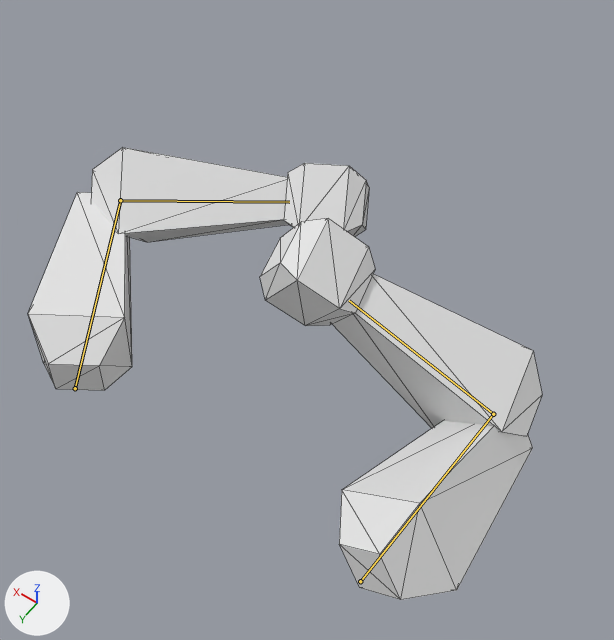
Two versions of the glTF model TopDownGameARMS_MODEL_finished._updated3.glb, one commit apart.
Before and after are seen from a camera (50 mm lens) standing at (-7.07, 6.06, 15.22) and looking at (0.08, -3.95, -0.51). Arrows for +X, +Y and +Z are at lower left; the lights stay in place. The first picture is the older version. Both versions are drawn at frame 0 of the action 'Block_Parry_Successful'; the numbers are the values there. The bones that change, and the others that lie on the model, are drawn over the model as lines. Mesh edges are drawn as thin lines.
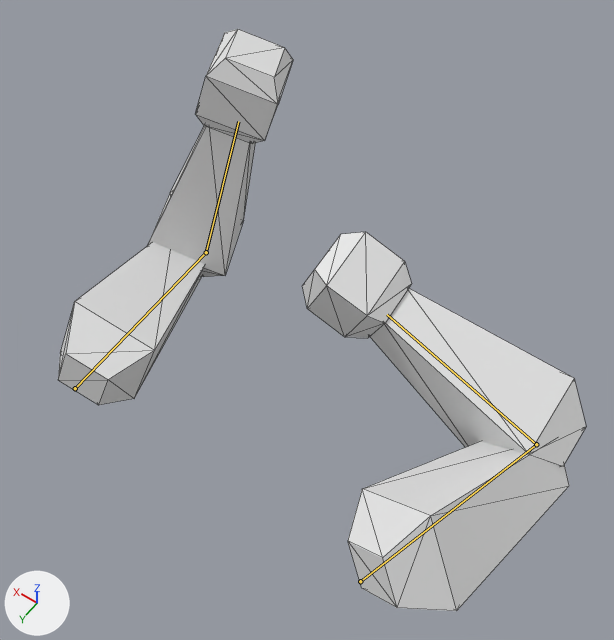
Location of each change, (x1, y1, x2, y2) in pixels of the pictures (614 x 640 px):
'Cube.001', posed (28% taller)
    before: (28, 147, 542, 600)
    after: (58, 29, 586, 611)
bone 'upperarm.l', root to tip
    before: (360, 581) to (493, 414)
    after: (360, 581) to (536, 444)
bone 'lowerarn.l', root to tip
    before: (493, 414) to (349, 300)
    after: (536, 444) to (387, 314)
bone 'upperarm.r', root to tip
    before: (75, 388) to (120, 200)
    after: (75, 388) to (206, 252)
bone 'lowerarn.r', root to tip
    before: (120, 200) to (289, 202)
    after: (206, 252) to (238, 121)

The change in detail:
Bone 'upperarm.l' (bone_upperarm_l) turns from (86, 6, 73) to (96, 13, 76) degrees about its own x, y and z.
Bone 'lowerarn.l' (bone_lowerarn_l) turns from (-14, 3, 114) to (-23, 6, 115) degrees about its own x, y and z.
Bone 'upperarm.r' (bone_upperarm_r) turns from (121, 4, -105) to (95, -8, -94) degrees about its own x, y and z.
Bone 'lowerarn.r' (bone_lowerarn_r) turns from (-71, -3, -126) to (6, 10, -92) degrees about its own x, y and z.
